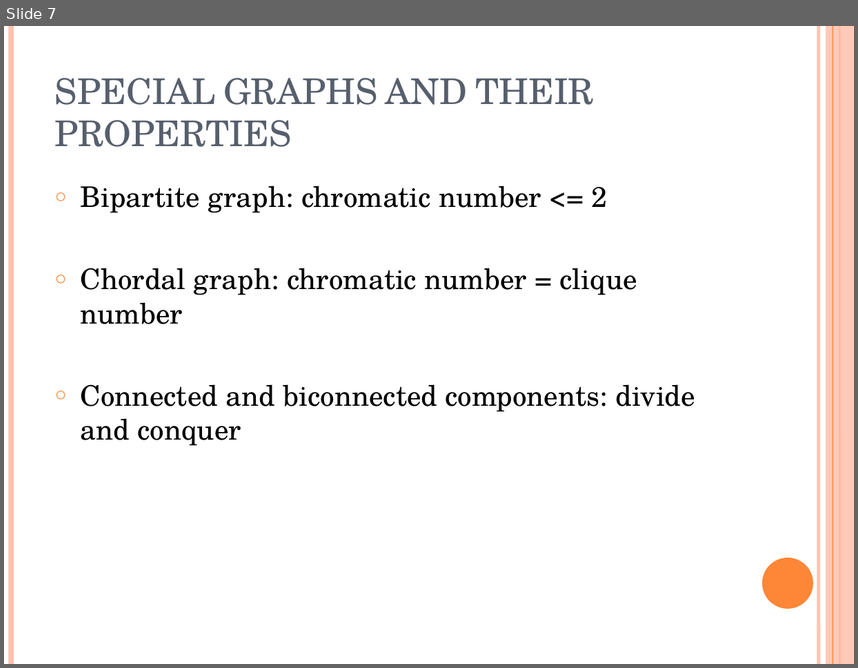
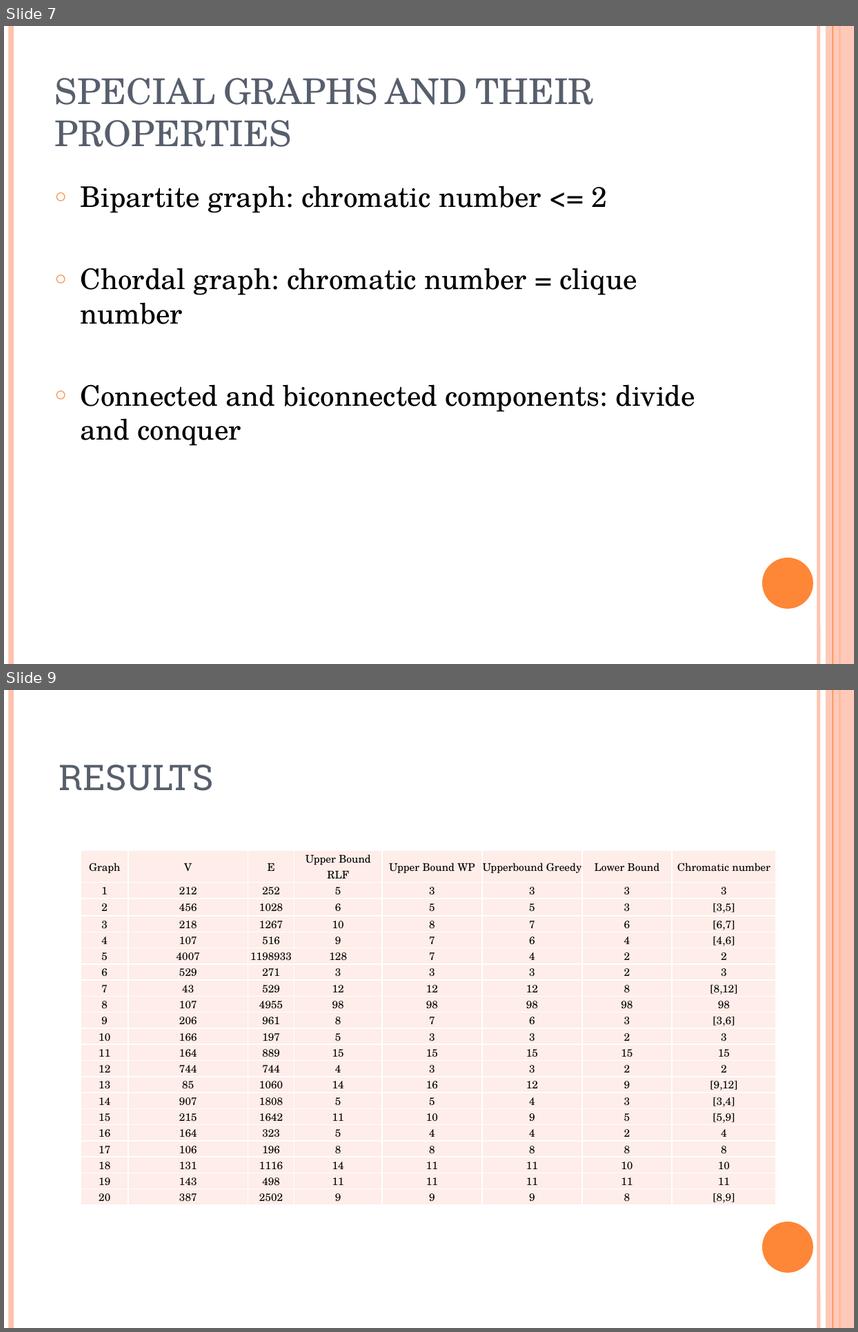
Before and after one commit to manhddftu/Project1.1-Phase3, a slide deck: pres3.pptx. Shown one above the other, each under a label of ours: slide 7 before the commit, slides 7 and 9 after it; the slides between them are not shown. The pictures are 858x668 and 858x1332 pixels, drawn with LibreOffice and Linux fonts; fonts in the diff are those of the drawing. Boxes give left, top, right and bottom in pixels: in the first picture for what was removed or moved away, otherwise in the second. Text is boxed around its words. In the diff, an @@ line names an element or a change of style, - is before the commit and + after.

```diff
--- a/pres3.pptx
+++ b/pres3.pptx
@@ slide 9 added at [4,690,854,1328], background #FFFFFF; not listed: 6 template elements that a slide beside it also shows @@
@@ title added at [59,765,213,791], 30 pt, text #575F6D, small capitals @@
+RESULTS
@@ table added at [81,851,777,1205], 21 rows, 8 columns @@
+Graph | V | E | Upper Bound RLF | Upper Bound WP | Upperbound Greedy | Lower Bound | Chromatic number
+1 | 212 | 252 | 5 | 3 | 3 | 3 | 3
+2 | 456 | 1028 | 6 | 5 | 5 | 3 | [3,5]
+3 | 218 | 1267 | 10 | 8 | 7 | 6 | [6,7]
+4 | 107 | 516 | 9 | 7 | 6 | 4 | [4,6]
+5 | 4007 | 1198933 | 128 | 7 | 4 | 2 | 2
+6 | 529 | 271 | 3 | 3 | 3 | 2 | 3
+7 | 43 | 529 | 12 | 12 | 12 | 8 | [8,12]
+8 | 107 | 4955 | 98 | 98 | 98 | 98 | 98
+9 | 206 | 961 | 8 | 7 | 6 | 3 | [3,6]
+10 | 166 | 197 | 5 | 3 | 3 | 2 | 3
+11 | 164 | 889 | 15 | 15 | 15 | 15 | 15
+12 | 744 | 744 | 4 | 3 | 3 | 2 | 2
+13 | 85 | 1060 | 14 | 16 | 12 | 9 | [9,12]
+14 | 907 | 1808 | 5 | 5 | 4 | 3 | [3,4]
+15 | 215 | 1642 | 11 | 10 | 9 | 5 | [5,9]
+16 | 164 | 323 | 5 | 4 | 4 | 2 | 4
+17 | 106 | 196 | 8 | 8 | 8 | 8 | 8
+18 | 131 | 1116 | 14 | 11 | 11 | 10 | 10
+19 | 143 | 498 | 11 | 11 | 11 | 11 | 11
+20 | 387 | 2502 | 9 | 9 | 9 | 8 | [8,9]
```
Also in this commit, not shown: 4 slides changed, 1 slide removed.
